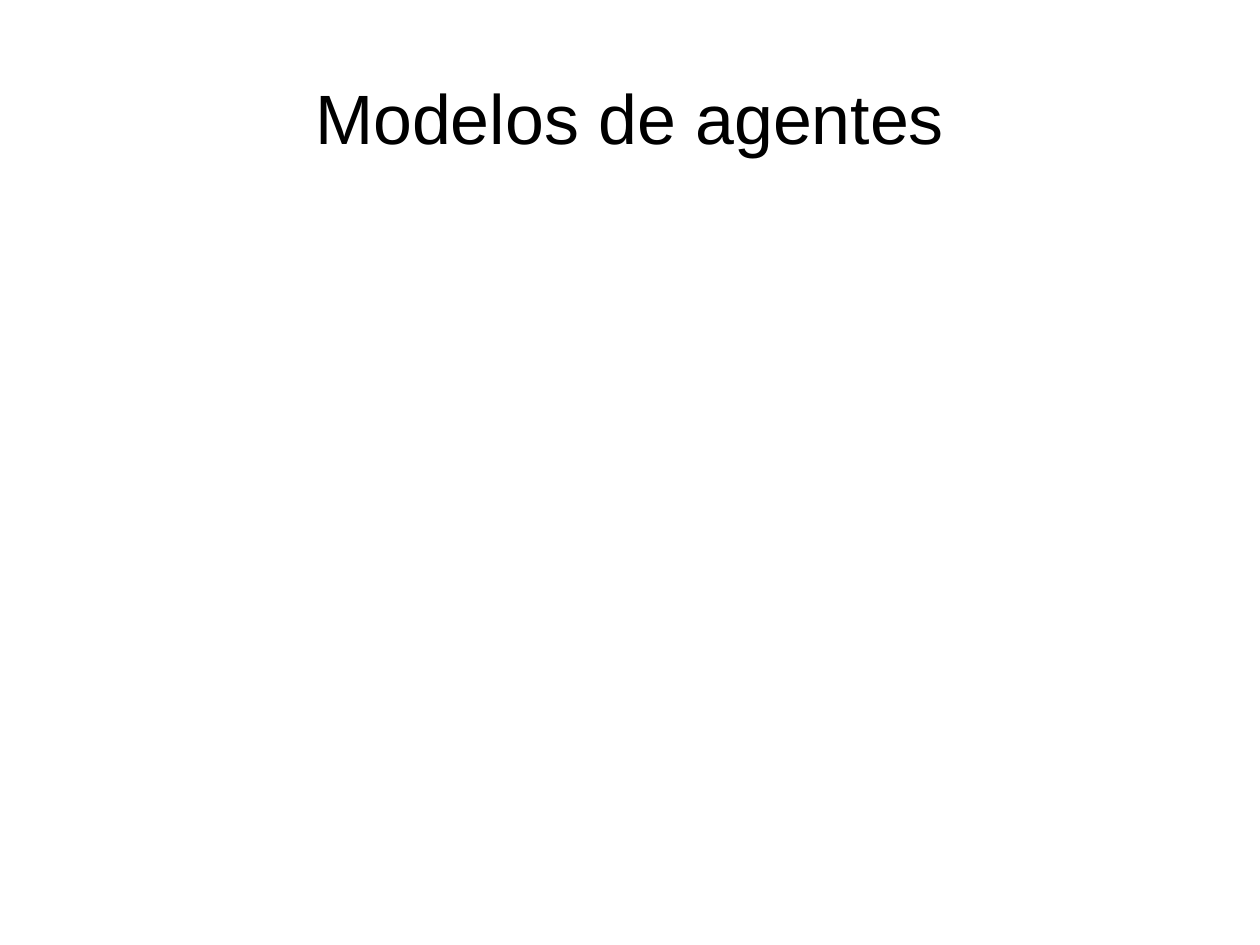
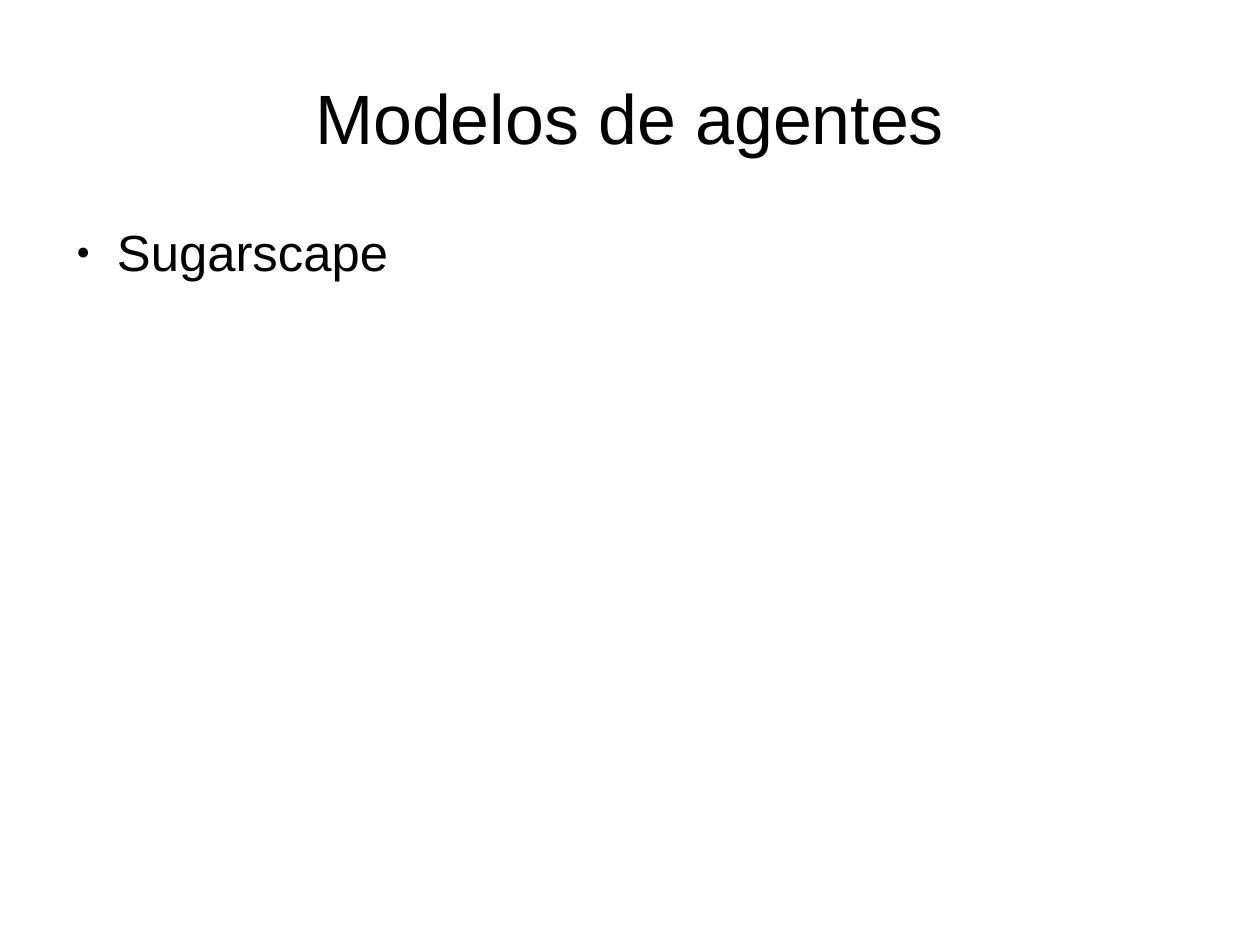
Before and after one commit to alexbprr/agent_modelling, a slide deck: slide 14 of Apresentacao_Marluvas/Marluvas_apresentacao_v2.odp. Drawn at 1260x945 pixels with LibreOffice and Linux fonts; fonts in the diff are those of the drawing. Boxes give left, top, right and bottom in pixels: in the first picture for what was removed or moved away, otherwise in the second. Text is boxed around its words. In the diff, an @@ line names an element or a change of style, - is before the commit and + after.

Commit message:
Atualizacao Versao 2

```diff
--- a/Apresentacao_Marluvas/Marluvas_apresentacao_v2.odp
+++ b/Apresentacao_Marluvas/Marluvas_apresentacao_v2.odp
@@ text added at (117,235,388,282), 32 pt, text #000000 @@
+● Sugarscape
```
